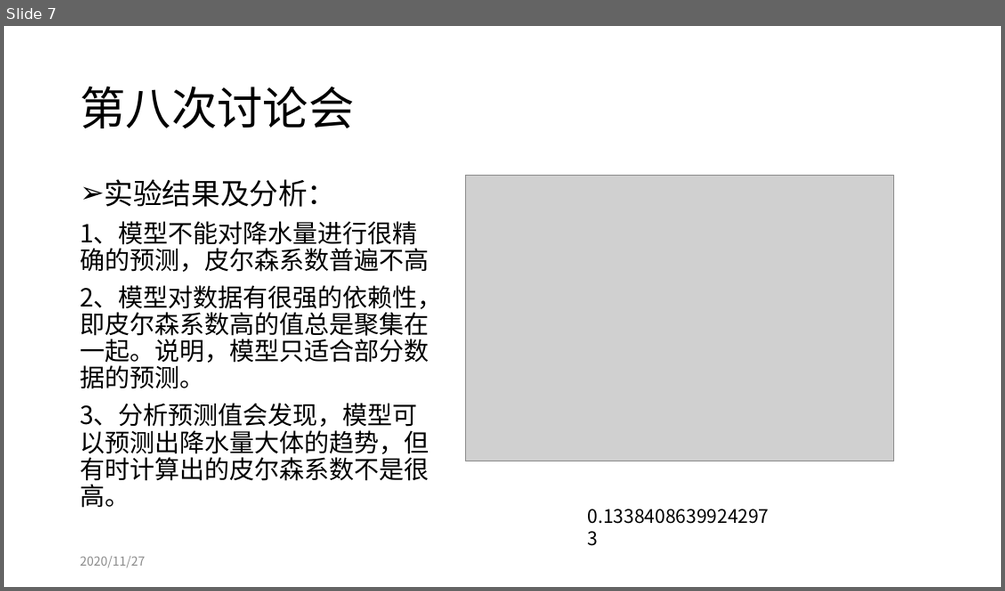
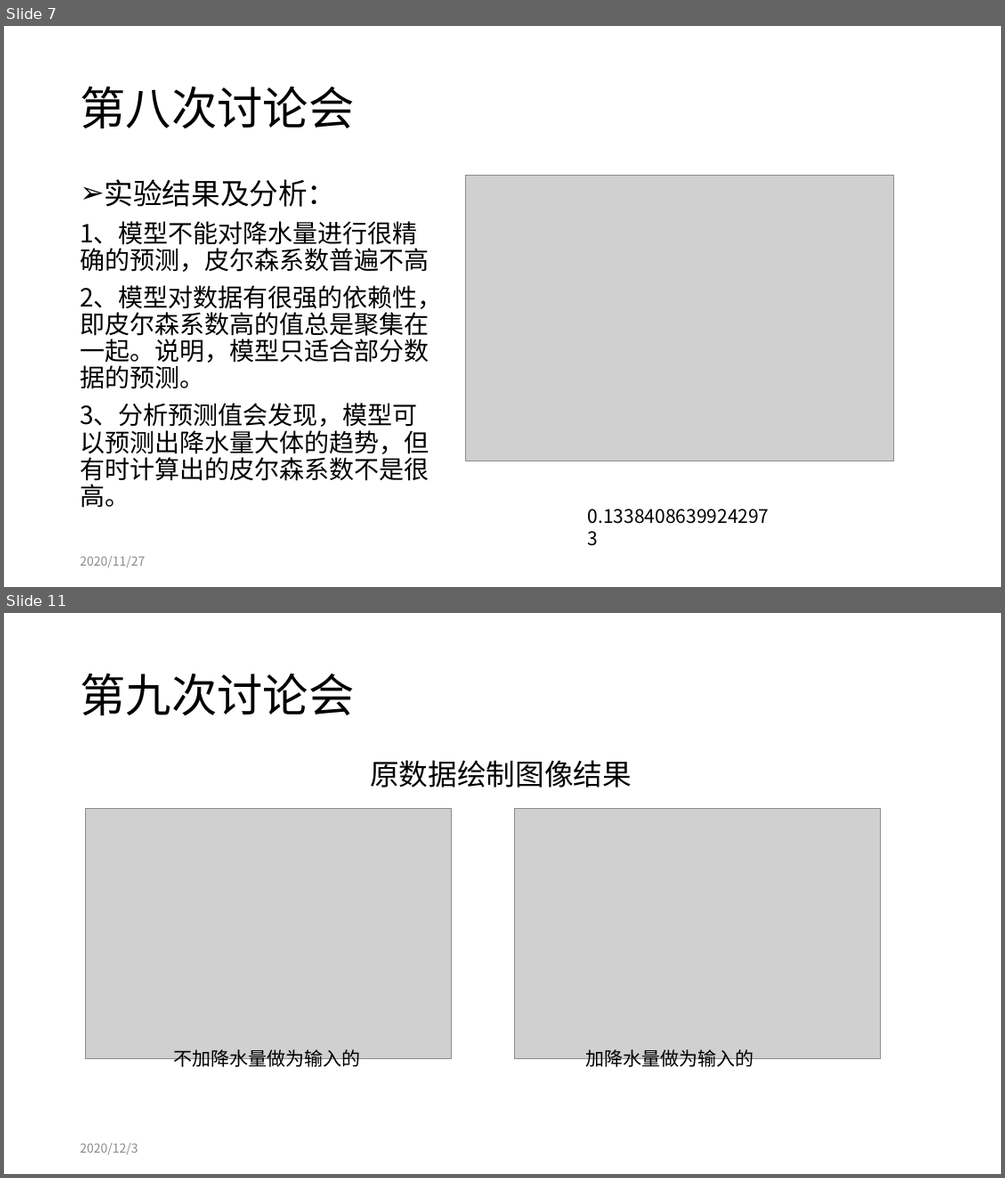
Before and after one commit to tureful/tureful.github.io, a slide deck: workshop_summary.pptx. Shown one above the other, each under a label of ours: slide 7 before the commit, slides 7 and 11 after it; the slides between them are not shown. The pictures are 1005x591 and 1005x1178 pixels, drawn with LibreOffice and Linux fonts; fonts in the diff are those of the drawing; grey boxes stand for pictures. Boxes give left, top, right and bottom in pixels: in the first picture for what was removed or moved away, otherwise in the second. Text is boxed around its words. In the diff, an @@ line names an element or a change of style, - is before the commit and + after.

```diff
--- a/workshop_summary.pptx
+++ b/workshop_summary.pptx
@@ slide 11 added at [4,613,1001,1174], background #FFFFFF @@
@@ title added at [80,673,354,715], 44 pt, text #000000 @@
+第九次讨论会
@@ text added at [370,760,631,787], 28 pt, text #000000 @@
+原数据绘制图像结果
@@ picture added at [86,808,451,1059] @@
@@ picture added at [515,808,881,1059] @@
@@ text added at [174,1049,361,1070], 18 pt, text #000000 @@
+不加降水量做为输入的
@@ text added at [585,1049,753,1070], 18 pt, text #000000 @@
+加降水量做为输入的
@@ text added at [80,1143,138,1154], 12 pt, text #8C8C8C @@
+2020/12/3
```
Also in this commit, not shown: 4 other slides added, 5 other files.
